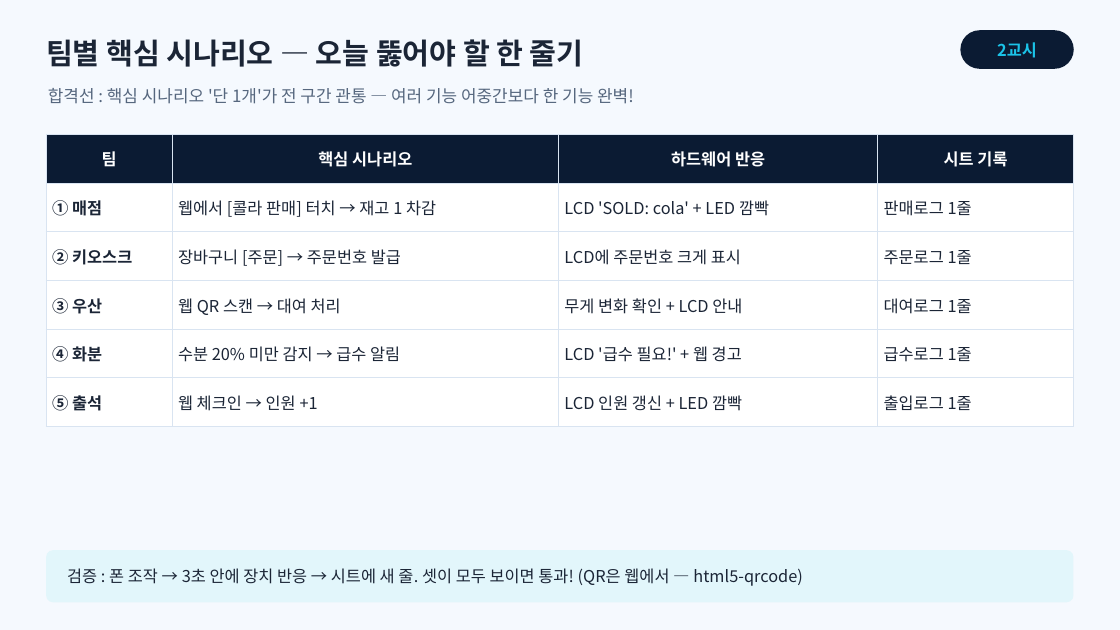
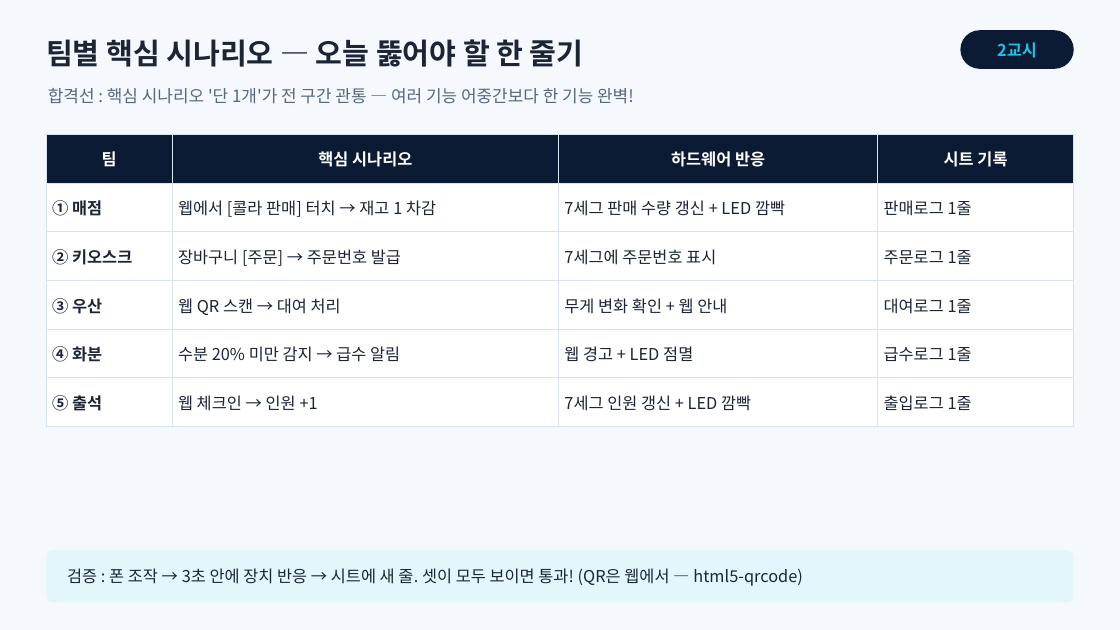
Before and after one commit to ralralra/eps32, a slide deck: slide 5 of esp32-class-projects/02_sessions/slides/6회차_핵심기능_구현.pptx. Drawn at 1120x630 pixels with LibreOffice and Linux fonts; fonts in the diff are those of the drawing. Boxes give left, top, right and bottom in pixels: in the first picture for what was removed or moved away, otherwise in the second. Text is boxed around its words. In the diff, an @@ line names an element or a change of style, - is before the commit and + after.

```diff
--- a/esp32-class-projects/02_sessions/slides/6회차_핵심기능_구현.pptx
+++ b/esp32-class-projects/02_sessions/slides/6회차_핵심기능_구현.pptx
@@ table at <box>46,134,1074,415</box> @@
-row 2, column 3: LCD 'SOLD: cola' + LED 깜빡
+row 2, column 3: 7세그 판매 수량 갱신 + LED 깜빡
-row 3, column 3: LCD에 주문번호 크게 표시
+row 3, column 3: 7세그에 주문번호 표시
-row 4, column 3: 무게 변화 확인 + LCD 안내
+row 4, column 3: 무게 변화 확인 + 웹 안내
-row 5, column 3: LCD '급수 필요!' + 웹 경고
+row 5, column 3: 웹 경고 + LED 점멸
-row 6, column 3: LCD 인원 갱신 + LED 깜빡
+row 6, column 3: 7세그 인원 갱신 + LED 깜빡
```
Also in this commit, not shown: 3 other slides changed, 33 other files.
